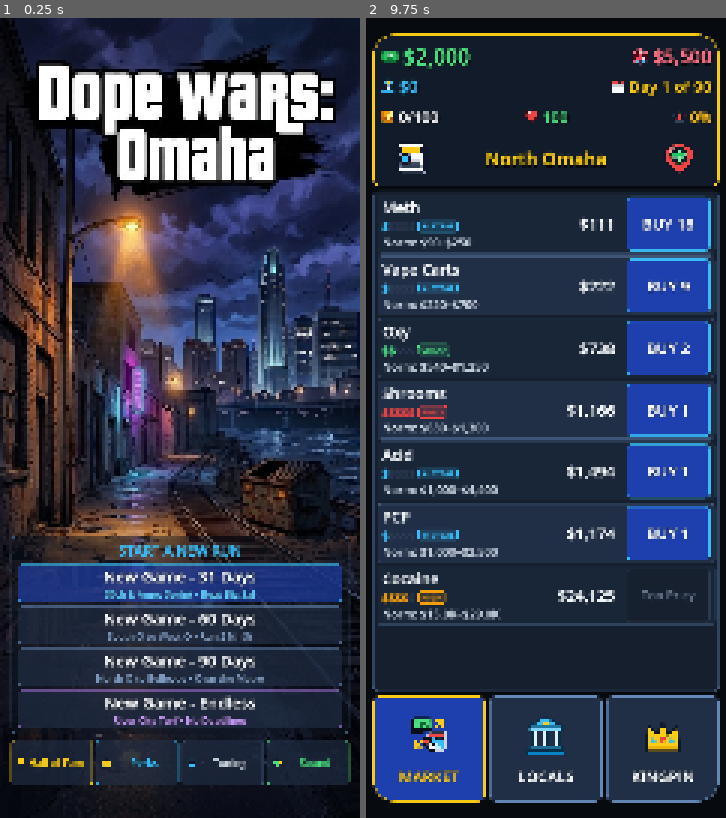
Above: before the commit, frames 1-2 (left to right).
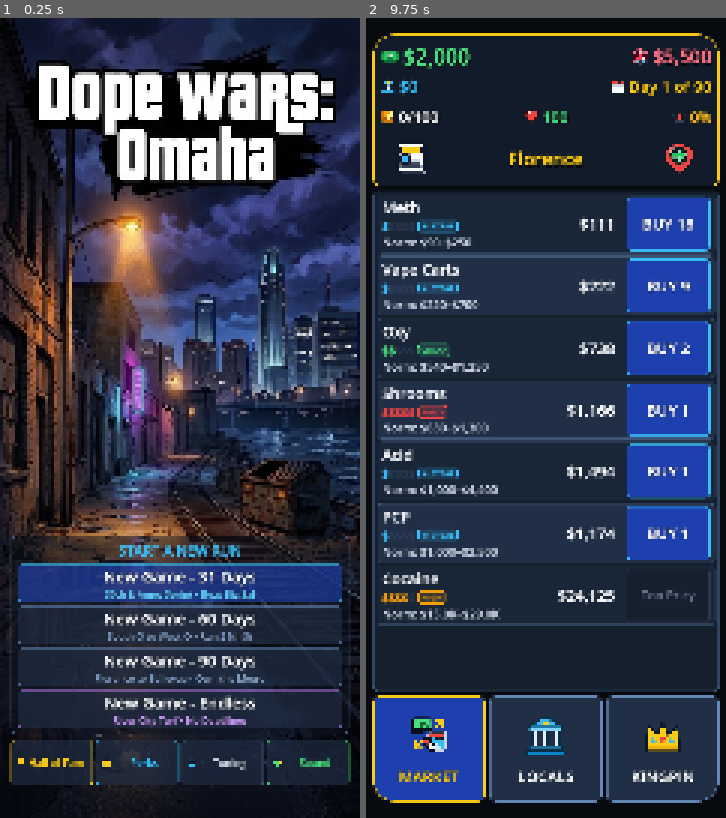
Above: after the commit, the same moments.

Repository: TimGoergen/dope-wars
Game: Godot game, scene res://Main.tscn
Same seed, same stepped clock (60 frames per second), same inputs: the game is played once before the commit and once after it.
Inputs (mouse positions are in pixels of both pictures, inside the frame that each line leads up to):
- Up to frame 1 (0.25 s): no input
- Up to frame 2 (9.75 s): click (412, 162) at 0.52 s; click (679, 162) at 1.27 s; click (499, 226) at 2.02 s; click "BUY 8" at 2.75 s; click (499, 282) at 3.52 s; click "BUY 5" at 4.25 s; click (499, 346) at 5.02 s; click "BUY 20" at 5.75 s; click (499, 410) at 6.52 s; click "BUY 1" at 7.25 s; click (499, 474) at 8.02 s; click "BUY 2" at 8.75 s; click (499, 658) at 9.52 s

The runs differ from the first frame. In frame 1, 0.3% of the frame differs, in the area x 26-74%, y 82-84%; in frame 2, 0.4%, in the area x 33-67%, y 16-19%.

Commit message:
Preserve market scroll position during purchase and rename North Omaha to Florence

Diff:
--- a/game/scripts/Main.gd
+++ b/game/scripts/Main.gd
@@ -359,7 +359,7 @@
 	_scanner_card.add_child(news_hold_btn)
 
 	# Middle: Wide Location Name (no pin icon, horizontally & vertically centered)
-	_loc_lbl = UiPalette.add_hero_label(top_strip, "North Omaha", 54, UiPalette.GOLD_ACCENT, HORIZONTAL_ALIGNMENT_CENTER)
+	_loc_lbl = UiPalette.add_hero_label(top_strip, "Florence", 54, UiPalette.GOLD_ACCENT, HORIZONTAL_ALIGNMENT_CENTER)
 	_loc_lbl.size_flags_horizontal = Control.SIZE_EXPAND_FILL
 	_loc_lbl.size_flags_vertical = Control.SIZE_EXPAND_FILL
 	_loc_lbl.size_flags_stretch_ratio = 3.0
@@ -423,6 +423,7 @@
 	scroll.set_anchors_and_offsets_preset(Control.PRESET_FULL_RECT)
 	scroll.horizontal_scroll_mode = ScrollContainer.SCROLL_MODE_DISABLED
 	scroll.vertical_scroll_mode = ScrollContainer.SCROLL_MODE_AUTO
+	scroll.follow_focus = false
 	scroll.size_flags_horizontal = Control.SIZE_EXPAND_FILL
 	scroll.size_flags_vertical = Control.SIZE_EXPAND_FILL
 	scroll.gui_input.connect(_on_market_scroll_input)
@@ -1146,8 +1147,6 @@
 			return
 
 	_auto_save()
-	if _market_scroll != null:
-		_market_scroll.scroll_vertical = 0
 	_refresh_all()
 
 
@@ -1212,6 +1211,7 @@
 
 
 func _refresh_all() -> void:
+	var saved_market_scroll := _market_scroll.scroll_vertical if _market_scroll != null else 0
 	var cur_d := OmahaCatalog.get_district(state.current_district_id)
 
 	# 1. Hero Header (icons are dedicated SVG TextureRects beside each label)
@@ -1398,6 +1398,9 @@
 	_combat_overlay.refresh(state)
 	_encounter_overlay.refresh(state)
 
+	if _market_scroll != null and _market_scroll.scroll_vertical != saved_market_scroll:
+		_market_scroll.scroll_vertical = saved_market_scroll
+
 	call_deferred(&"_update_market_scroll_fading")
 
 
--- a/game/scripts/core/GameState.gd
+++ b/game/scripts/core/GameState.gd
@@ -122,7 +122,7 @@
 	street_cred_earned = 0
 	cops_killed_total = 0
 
-	log_scanner("📍 Day 1: Parked in North Omaha. Pay Big Sal before Day %d!" % (max_days if not is_endless else 99))
+	log_scanner("📍 Day 1: Parked in Florence. Pay Big Sal before Day %d!" % (max_days if not is_endless else 99))
 	_roll_market_for_current_district()
 	_roll_scanner_perk_forecast_if_needed()
 
@@ -310,7 +310,7 @@
 
 func withdraw_bank(amount: int) -> Dictionary:
 	if not can_withdraw_bank():
-		return {"ok": false, "reason": "Must visit First National in North Omaha (or unlock VIP Perk)"}
+		return {"ok": false, "reason": "Must visit First National in Florence (or unlock VIP Perk)"}
 	var actual := clampi(amount, 0, bank)
 	if actual <= 0:
 		return {"ok": false, "reason": "No bank funds"}
@@ -322,7 +322,7 @@
 
 func pay_loan(amount: int) -> Dictionary:
 	if current_district_id != "north_omaha":
-		return {"ok": false, "reason": "Big Sal is in North Omaha"}
+		return {"ok": false, "reason": "Big Sal is in Florence"}
 	var actual := clampi(amount, 0, mini(cash, debt))
 	if actual <= 0:
 		return {"ok": false, "reason": "Nothing to pay"}
@@ -351,7 +351,7 @@
 
 func borrow_loan(amount: int) -> Dictionary:
 	if current_district_id != "north_omaha":
-		return {"ok": false, "reason": "Big Sal is in North Omaha"}
+		return {"ok": false, "reason": "Big Sal is in Florence"}
 	if not initial_debt_cleared:
 		return {"ok": false, "reason": "Pay off your initial $5,500 debt first"}
 	var avail := get_max_credit_line()
--- a/game/scripts/core/OmahaCatalog.gd
+++ b/game/scripts/core/OmahaCatalog.gd
@@ -7,8 +7,8 @@
 	{
 		"id": "north_omaha",
 		"index": 0,
-		"name": "North Omaha",
-		"short_name": "1. North O",
+		"name": "Florence",
+		"short_name": "1. Florence",
 		"icon": "🏦🦈",
 		"facility_id": "bank_and_loans",
 		"facility_name": "First National Bank & Big Sal's Loans",
@@ -20,7 +20,7 @@
 		"pricy_products": [],
 		"west_o_pricy": false,
 		"bellevue_chill": false,
-		"flavor": "30th & Ames corridor — home to First National and Big Sal."
+		"flavor": "Historic Florence strip — home to First National and Big Sal."
 	},
 	{
 		"id": "south_omaha",
--- a/game/scripts/ui/FacilityOverlay.gd
+++ b/game/scripts/ui/FacilityOverlay.gd
@@ -121,7 +121,7 @@
 
 	var can_wd := state.can_withdraw_bank()
 	if not can_wd:
-		UiPalette.add_label(inner, "🔒 Withdrawals require visiting North Omaha Branch (or VIP Perk)", 30, UiPalette.TEXT_MUTED)
+		UiPalette.add_label(inner, "🔒 Withdrawals require visiting Florence Branch (or VIP Perk)", 30, UiPalette.TEXT_MUTED)
 	var wd_row := HBoxContainer.new()
 	wd_row.add_theme_constant_override("separation", 14)
 	inner.add_child(wd_row)
--- a/game/scripts/ui/StartScreen.gd
+++ b/game/scripts/ui/StartScreen.gd
@@ -174,7 +174,7 @@
 	# New Game - 90 Days (Omaha flavor: tight & concise)
 	_btn_90 = _create_new_game_button(
 		"New Game - 90 Days",
-		"North O to Bellevue • Own the Metro",
+		"Florence to Bellevue • Own the Metro",
 		90,
 		Color(0.13, 0.18, 0.27, 0.65),
 		UiPalette.BORDER_BRIGHT
--- a/game/sim/BankingAndLoanSharkTest.gd
+++ b/game/sim/BankingAndLoanSharkTest.gd
@@ -1,6 +1,6 @@
 extends SceneTree
 
-# Gate 4: BankingAndLoanSharkTest — verifies Street ATM 5% fee vs North Omaha 0% fee,
+# Gate 4: BankingAndLoanSharkTest — verifies Street ATM 5% fee vs Florence 0% fee,
 # Bank 5% & Loan 10% compounding, Dynamic Big Sal Credit Line, 7-day Enforcer rule,
 # and Final Day 1.5x unpaid debt penalty.
 
@@ -12,10 +12,10 @@
 	var state := GameState.new(tuning, 2002)
 	state.new_run(31, [], 2002)
 
-	# 1. In North Omaha, deposit fee is 0%
+	# 1. In Florence, deposit fee is 0%
 	state.cash = 10000
 	var d_north := state.deposit_bank(1000)
-	_assert_eq(int(d_north.get("fee", -1)), 0, "0% fee in North Omaha")
+	_assert_eq(int(d_north.get("fee", -1)), 0, "0% fee in Florence")
 	_assert_eq(state.bank, 1000, "Bank 1000")
 
 	# 2. Drive to South Omaha: Bank (+5%) -> 1050, Debt (+10% on 5500) -> 6050
@@ -26,11 +26,11 @@
 
 	# 3. In South Omaha, Street ATM charges 5% deposit fee, and withdrawal is blocked without VIP perk
 	var d_atm := state.deposit_bank(1000)
-	_assert_eq(int(d_atm.get("fee", 0)), 50, "5% Street ATM fee outside North Omaha")
+	_assert_eq(int(d_atm.get("fee", 0)), 50, "5% Street ATM fee outside Florence")
 	_assert_eq(int(d_atm.get("deposited", 0)), 950, "950 credited after 5% fee")
-	_assert_true(not state.can_withdraw_bank(), "Cannot withdraw outside North Omaha without VIP perk")
+	_assert_true(not state.can_withdraw_bank(), "Cannot withdraw outside Florence without VIP perk")
 
-	# 4. Return to North Omaha, pay off Big Sal in full -> unlocks Dynamic Credit Line
+	# 4. Return to Florence, pay off Big Sal in full -> unlocks Dynamic Credit Line
 	state.drive_to_district("north_omaha")
 	state.active_combat = {}
 	state.cash = 200000
--- a/game/sim/FullRunSimTest.gd
+++ b/game/sim/FullRunSimTest.gd
@@ -89,7 +89,7 @@
 					if qty > 0:
 						state.buy_product(pid, qty)
 
-			# 7. Choose next district (visit North Omaha if debt needs paying, Benson if wounded)
+			# 7. Choose next district (visit Florence if debt needs paying, Benson if wounded)
 			var next_id := ""
 			if need_to_pay_sal and state.current_district_id != "north_omaha":
 				next_id = "north_omaha"
--- a/game/sim/UiLayoutTest.gd
+++ b/game/sim/UiLayoutTest.gd
@@ -152,6 +152,17 @@
 		return
 	if main._trade_overlay.visible:
 		push_error("FAIL [Market Drag-to-Scroll]: Trade overlay should NOT open on drag gesture")
+		quit(1)
+		return
+
+	# Verify that purchasing a drug does not scroll or move the market list
+	main._market_scroll.scroll_vertical = 120
+	main._update_market_scroll_fading()
+	main._on_quick_action_pressed("weed")
+	await process_frame
+	await process_frame
+	if main._market_scroll.scroll_vertical != 120:
+		push_error("FAIL [Market Scroll Retention]: Expected scroll_vertical to stay at 120 after purchase, got %d" % main._market_scroll.scroll_vertical)
 		quit(1)
 		return
 
